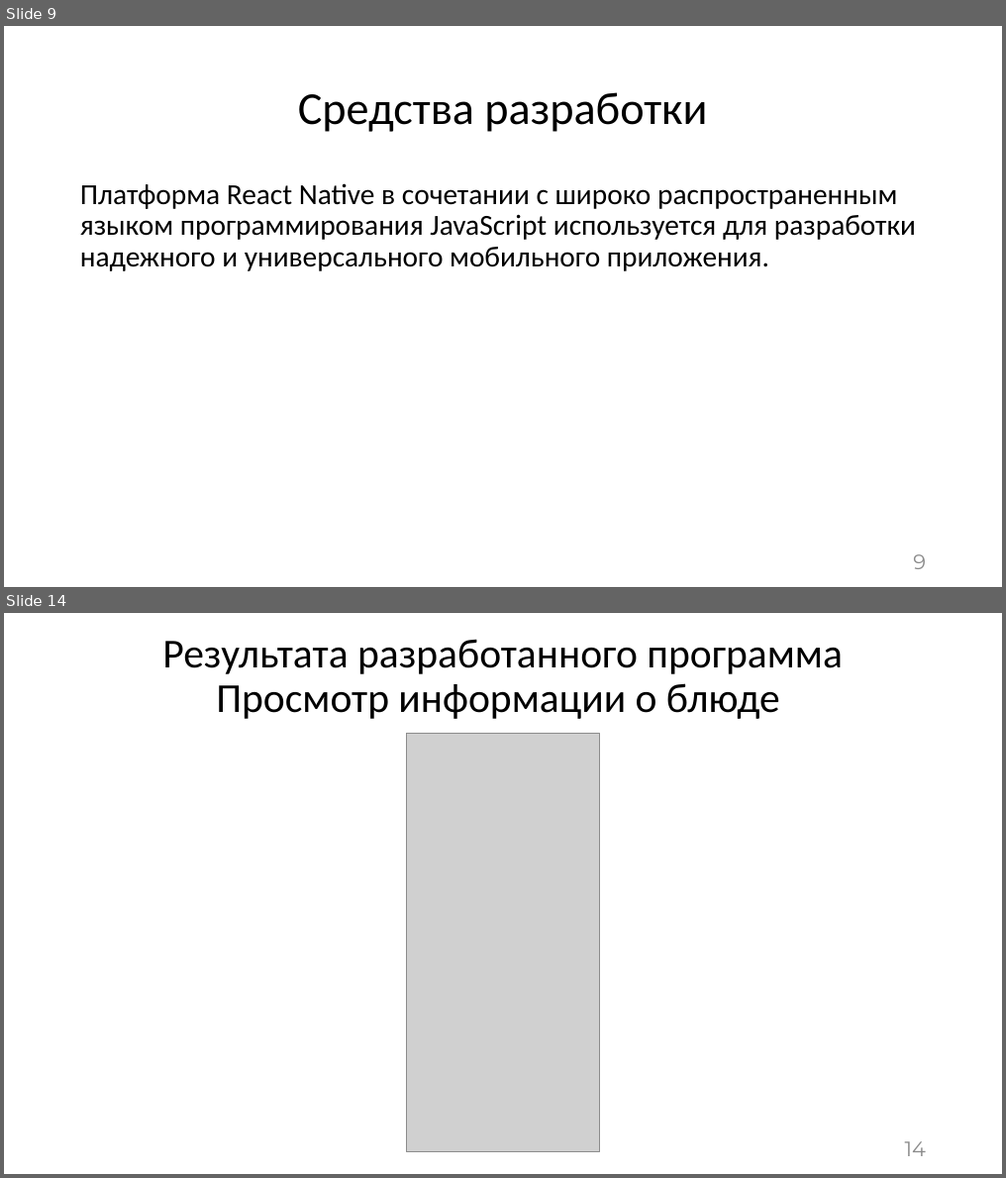
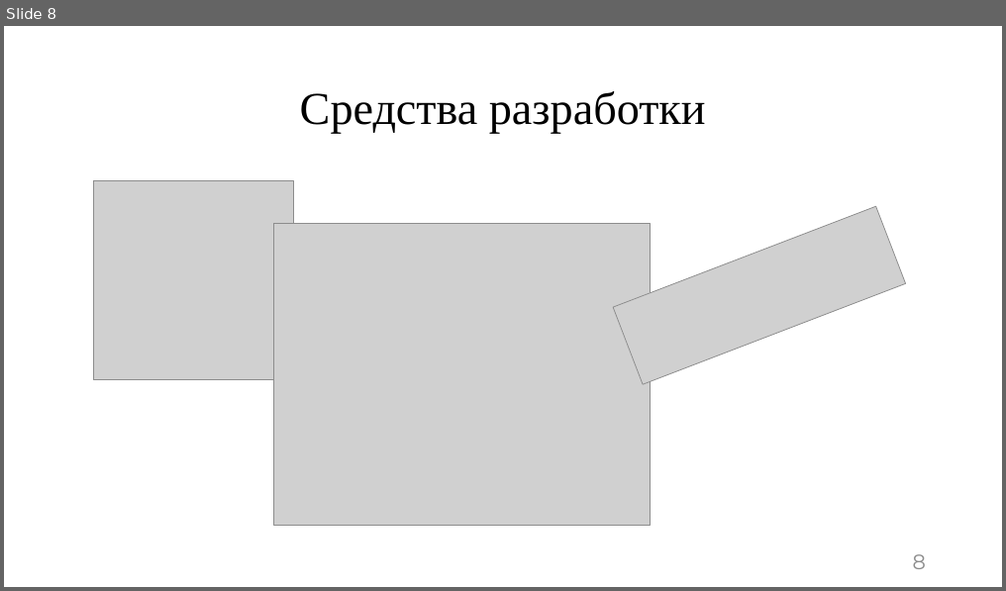
Before and after one commit to asusoft/Diplomnaya, a slide deck: ВКР/Презентация/Презентация к БКР Шеху А.У. ПрИн-467.pptx. Shown one above the other, each under a label of ours: slides 9 and 14 before the commit, slide 8 after it; the slides between them are not shown. The pictures are 1006x1178 and 1006x591 pixels, drawn with LibreOffice and Linux fonts; fonts in the diff are those of the drawing; grey boxes stand for pictures. Boxes give left, top, right and bottom in pixels: in the first picture for what was removed or moved away, otherwise in the second. Text is boxed around its words. In the diff, an @@ line names an element or a change of style, - is before the commit and + after.

```diff
--- a/ВКР/Презентация/Презентация к БКР Шеху А.У. ПрИн-467.pptx
+++ b/ВКР/Презентация/Презентация к БКР Шеху А.У. ПрИн-467.pptx
@@ slide 14 removed at (4,613,1002,1174), background #FFFFFF @@
@@ title removed at (162,639,843,719) @@
-Результата разработанного программа
-Просмотр информации о блюде
@@ picture removed at (407,734,600,1152) @@
@@ page number removed at (905,1142,926,1157) @@
-14
@@ what was slide 9 is now slide 8 @@
@@ slide 8 changed as well @@
@@ title "Средства разработки" at (300,91,706,134): font Calibri to Times New Roman @@
@@ text removed at (80,183,916,272) @@
-Платформа React Native в сочетании с широко распространенным языком программирования JavaScript используется для разработки надежного и универсального мобильного приложения.
@@ picture added at (94,181,294,380) @@
@@ picture added at (274,224,650,525) @@
@@ picture added at (613,206,906,385) @@
@@ page number at (913,555,926,570): text changed @@
-9
+8
```
Also in this commit, not shown: 10 other slides changed, 6 slides added, 8 other slides removed, 29 other files.
